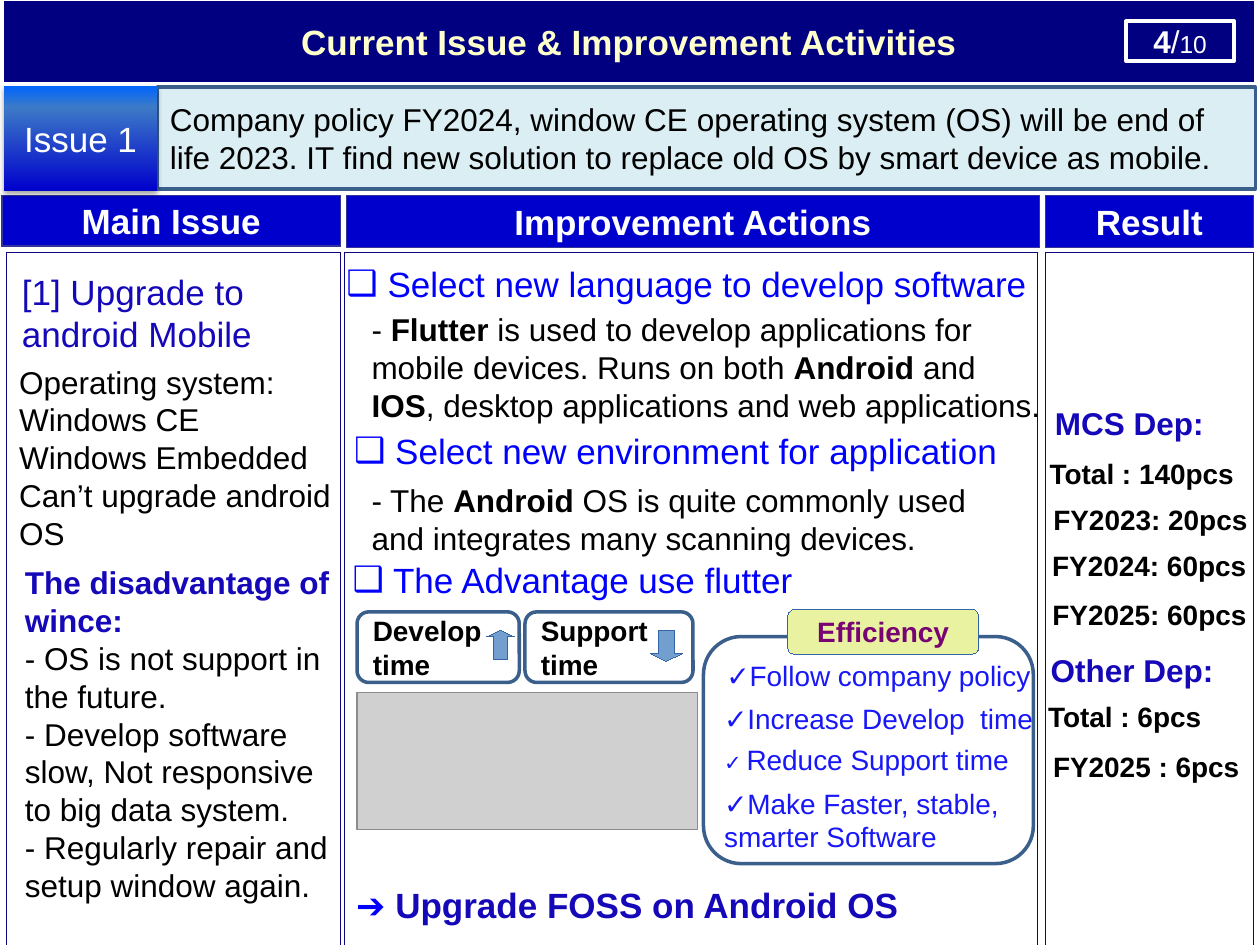
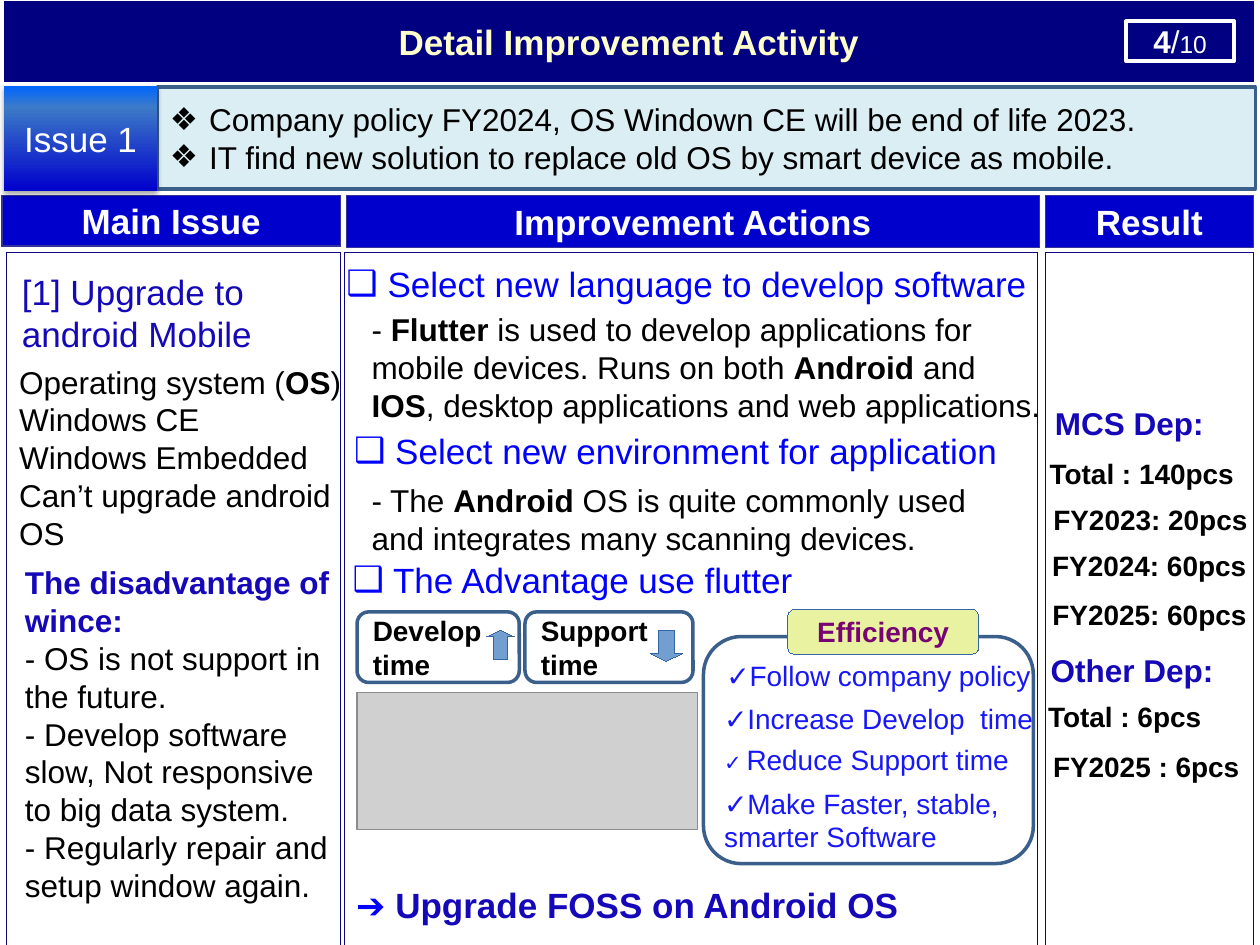
Before and after one commit to thietbicongnghevietnam/ReportPSNV, a slide deck: slide 5 of Report_test.pptx. Drawn at 1260x945 pixels with LibreOffice and Linux fonts; fonts in the diff are those of the drawing; grey boxes stand for pictures. Boxes give left, top, right and bottom in pixels: in the first picture for what was removed or moved away, otherwise in the second. Text is boxed around its words. In the diff, an @@ line names an element or a change of style, - is before the commit and + after.

```diff
--- a/Report_test.pptx
+++ b/Report_test.pptx
@@ text in rectangle at bbox=[399, 29, 858, 62]: text changed @@
-Current Issue & Improvement Activities
+Detail Improvement Activity
@@ text in rectangle at bbox=[209, 108, 1135, 175]: text changed @@
-Company policy FY2024, window CE operating system (OS) will be end of life 2023. IT find new solution to replace old OS by smart device as mobile.
+❖ Company policy FY2024, OS Windown CE will be end of life 2023.
+❖ IT find new solution to replace old OS by smart device as mobile.
@@ text at bbox=[19, 369, 341, 400]: text changed @@
-Operating system:
+Operating system (OS)
```
Also in this commit, not shown: 7 other slides changed.
